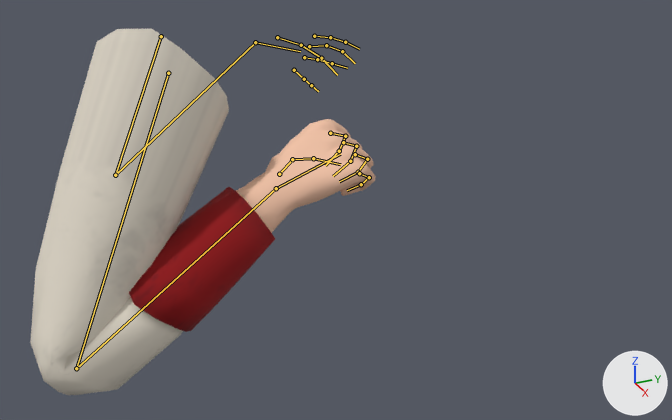
The FBX model Game/res/assets/models/Animation/Character/RightArm.fbx as it was, and as the next commit left it.
Before and after are seen from a 50 mm camera at (93.3, -27.0, 20.7) aimed at (14.8, 8.3, -18.6). Lighting does not change. The marker at lower right points along +X, +Y and +Z. Both versions are drawn at frame 540 of the action 'Armature|Gloop_L'; the numbers are the values there. The bones that bend it are drawn over the model as lines.
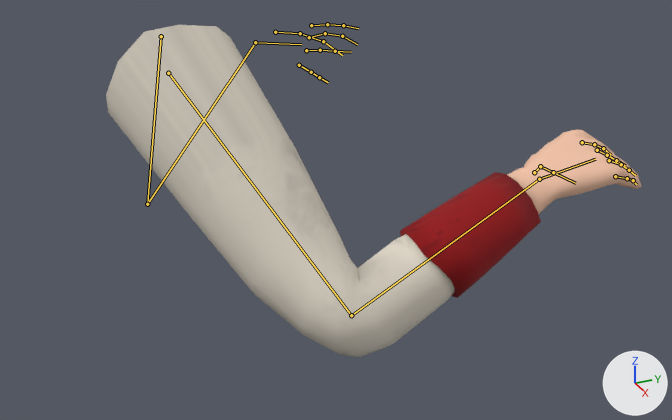
Boxes [x1, y1, x2, y2] around the edits, measured in the pictures (672 x 420 px):
'Cube', posed (54% wider, 9% shorter): before [30, 29, 376, 395]; after [106, 25, 641, 357]
bone 'R_UpperArm', root to tip: before (168, 73) to (76, 368); after (168, 73) to (351, 315)
bone 'R_Forearm', root to tip: before (76, 368) to (276, 188); after (351, 315) to (539, 179)
bone 'R_Pointer', root to tip: before (330, 133) to (345, 136); after (582, 142) to (594, 144)
bone 'R_Pointer.001', root to tip: before (345, 136) to (339, 151); after (594, 144) to (603, 148)
bone 'R_Pointer.002', root to tip: before (339, 151) to (325, 165); after (603, 148) to (611, 155)
bone 'R_Middle', root to tip: before (343, 142) to (356, 146); after (597, 150) to (607, 155)
bone 'R_Middle.001', root to tip: before (356, 146) to (350, 161); after (607, 155) to (616, 160)
bone 'R_Middle.002', root to tip: before (350, 161) to (333, 176); after (616, 160) to (625, 166)
bone 'R_Ring', root to tip: before (355, 154) to (367, 159); after (609, 160) to (621, 164)
bone 'R_Ring.001', root to tip: before (367, 159) to (358, 172); after (621, 164) to (629, 170)
bone 'R_Ring.002', root to tip: before (358, 172) to (339, 181); after (629, 170) to (635, 175)
bone 'R_Pinky', root to tip: before (359, 173) to (369, 177); after (615, 176) to (627, 178)
bone 'R_Pinky.001', root to tip: before (369, 177) to (361, 184); after (627, 178) to (633, 180)
bone 'R_Pinky.002', root to tip: before (361, 184) to (347, 190); after (633, 180) to (636, 184)

The change, as a diff of the scene's bpy script:
```diff
--- a/Game/res/assets/models/Animation/Character/RightArm.fbx.py
+++ b/Game/res/assets/models/Animation/Character/RightArm.fbx.py
@@ bone_r_upperarm @@
 bone_r_upperarm = bpy.data.objects['Armature'].pose.bones['R_UpperArm']
-bone_r_upperarm.rotation_quaternion = (0.767, -0.582, 0.077, -0.259)  # degrees (-72, -11, -30)
+bone_r_upperarm.rotation_quaternion = (0.942, -0.198, -0.1, -0.252)  # degrees (-20, -17, -27)
@@ bone_r_forearm @@
 bone_r_forearm = bpy.data.objects['Armature'].pose.bones['R_Forearm']  # child of 'R_UpperArm'
-bone_r_forearm.rotation_quaternion = (0.541, 0.829, -0.142, 0.015)  # degrees (115, -10, -13)
+bone_r_forearm.rotation_quaternion = (0.867, 0.442, -0.227, 0.008)  # degrees (57, -24, -12)
@@ bone_r_pointer @@
 bone_r_pointer = bpy.data.objects['Armature'].pose.bones['R_Pointer']  # child of 'R_Hand'
-bone_r_pointer.rotation_quaternion = (0.896, 0.047, 0.03, 0.441)  # degrees (6, 1, 53)
+bone_r_pointer.rotation_quaternion = (0.958, 0.0, 0.0, 0.288)  # degrees (0, 0, 33)
@@ bone_r_pointer_001 @@
 bone_r_pointer_001 = bpy.data.objects['Armature'].pose.bones['R_Pointer.001']  # child of 'R_Pointer'
-bone_r_pointer_001.rotation_quaternion = (0.872, 0.162, -0.005, 0.461)  # degrees (16, -9, 54)
+bone_r_pointer_001.rotation_quaternion = (1.0, 0.0, 0.0, 0.0)  # degrees (0, 0, 0)
@@ bone_r_pointer_002 @@
 bone_r_pointer_002 = bpy.data.objects['Armature'].pose.bones['R_Pointer.002']  # child of 'R_Pointer.001'
-bone_r_pointer_002.rotation_quaternion = (0.923, 0.024, 0.002, 0.383)  # degrees (3, -1, 45)
+bone_r_pointer_002.rotation_quaternion = (1.0, 0.0, 0.0, 0.0)  # degrees (0, 0, 0)
@@ bone_r_middle @@
 bone_r_middle = bpy.data.objects['Armature'].pose.bones['R_Middle']  # child of 'R_Hand'
-bone_r_middle.rotation_quaternion = (0.913, 0.027, 0.023, 0.406)  # degrees (4, 1, 48)
+bone_r_middle.rotation_quaternion = (0.958, 0.0, 0.0, 0.288)  # degrees (0, 0, 33)
@@ bone_r_middle_001 @@
 bone_r_middle_001 = bpy.data.objects['Armature'].pose.bones['R_Middle.001']  # child of 'R_Middle'
-bone_r_middle_001.rotation_quaternion = (0.887, 0.087, 0.012, 0.454)  # degrees (10, -3, 54)
+bone_r_middle_001.rotation_quaternion = (1.0, 0.0, 0.0, 0.0)  # degrees (0, 0, 0)
@@ bone_r_middle_002 @@
 bone_r_middle_002 = bpy.data.objects['Armature'].pose.bones['R_Middle.002']  # child of 'R_Middle.001'
-bone_r_middle_002.rotation_quaternion = (0.914, 0.06, 0.003, 0.401)  # degrees (6, -3, 47)
+bone_r_middle_002.rotation_quaternion = (1.0, 0.0, 0.0, 0.0)  # degrees (0, 0, 0)
@@ bone_r_ring @@
 bone_r_ring = bpy.data.objects['Armature'].pose.bones['R_Ring']  # child of 'R_Hand'
-bone_r_ring.rotation_quaternion = (0.89, 0.008, -0.011, 0.455)  # degrees (0, -2, 54)
+bone_r_ring.rotation_quaternion = (0.958, 0.0, 0.0, 0.288)  # degrees (0, 0, 33)
@@ bone_r_ring_001 @@
 bone_r_ring_001 = bpy.data.objects['Armature'].pose.bones['R_Ring.001']  # child of 'R_Ring'
-bone_r_ring_001.rotation_quaternion = (0.885, 0.075, -0.02, 0.459)  # degrees (7, -6, 54)
+bone_r_ring_001.rotation_quaternion = (1.0, 0.0, 0.0, 0.0)  # degrees (0, 0, 0)
@@ bone_r_ring_002 @@
 bone_r_ring_002 = bpy.data.objects['Armature'].pose.bones['R_Ring.002']  # child of 'R_Ring.001'
-bone_r_ring_002.rotation_quaternion = (0.931, 0.086, -0.004, 0.356)  # degrees (9, -4, 42)
+bone_r_ring_002.rotation_quaternion = (1.0, 0.0, 0.0, 0.0)  # degrees (0, 0, 0)
@@ bone_r_pinky @@
 bone_r_pinky = bpy.data.objects['Armature'].pose.bones['R_Pinky']  # child of 'R_Hand'
-bone_r_pinky.rotation_quaternion = (0.854, 0.005, -0.02, 0.519)  # degrees (-1, -2, 63)
+bone_r_pinky.rotation_quaternion = (0.958, 0.0, 0.0, 0.288)  # degrees (0, 0, 33)
@@ bone_r_pinky_001 @@
 bone_r_pinky_001 = bpy.data.objects['Armature'].pose.bones['R_Pinky.001']  # child of 'R_Pinky'
-bone_r_pinky_001.rotation_quaternion = (0.903, 0.162, -0.007, 0.398)  # degrees (17, -8, 46)
+bone_r_pinky_001.rotation_quaternion = (1.0, 0.0, 0.0, 0.0)  # degrees (0, 0, 0)
@@ bone_r_pinky_002 @@
 bone_r_pinky_002 = bpy.data.objects['Armature'].pose.bones['R_Pinky.002']  # child of 'R_Pinky.001'
-bone_r_pinky_002.rotation_quaternion = (0.931, 0.137, -0.003, 0.338)  # degrees (15, -6, 39)
+bone_r_pinky_002.rotation_quaternion = (1.0, 0.0, 0.0, 0.0)  # degrees (0, 0, 0)
```
